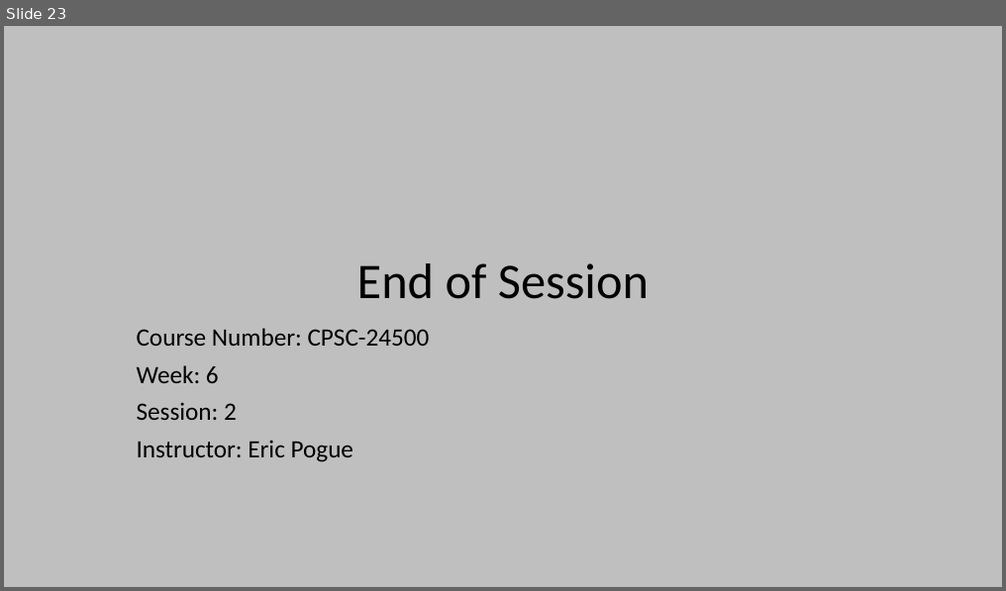
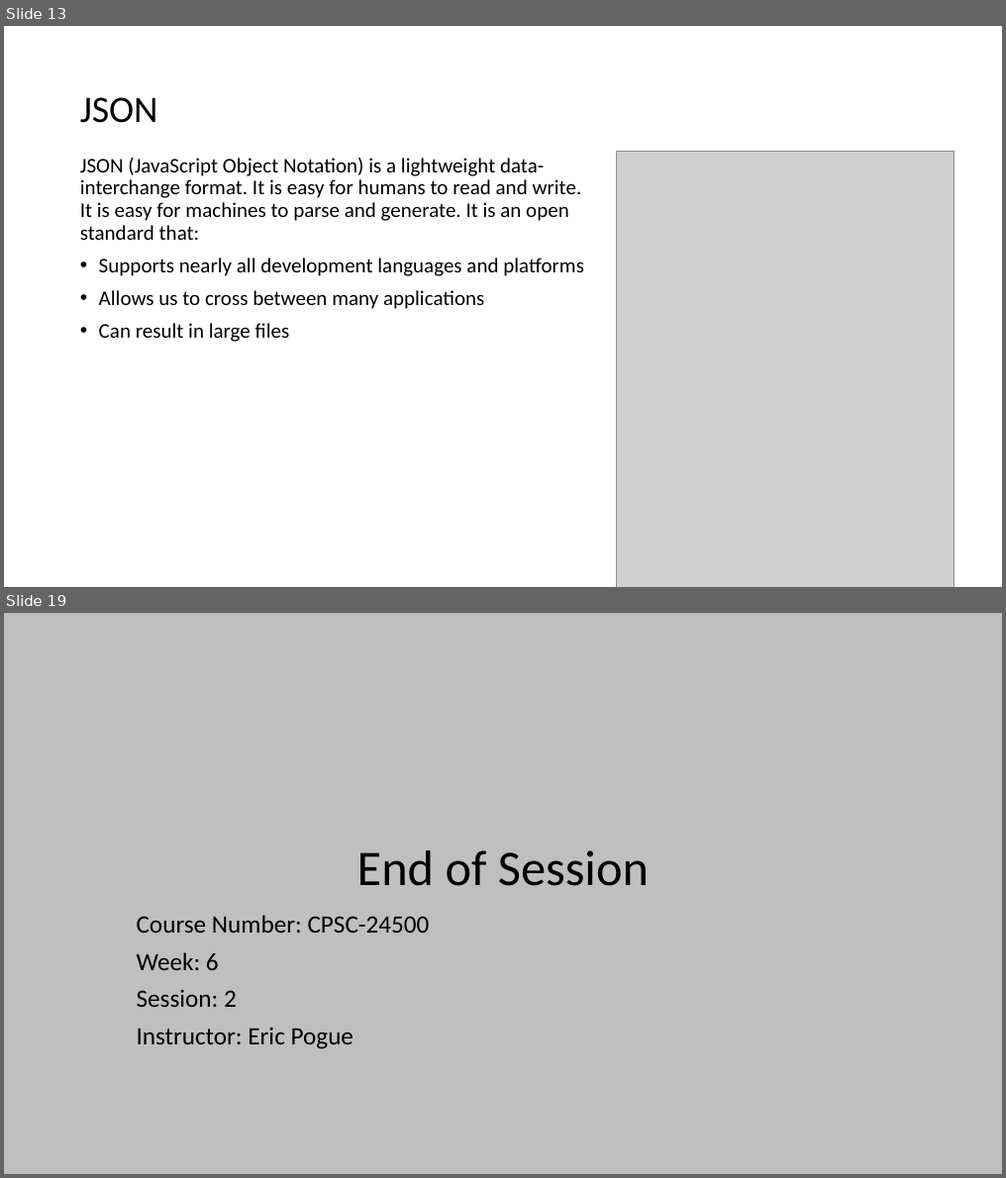
Before and after one commit to EricJPogue/www-epogue-info, a slide deck: CPSC-24500/Week07/2017SpringW07Slides.pptx. Shown one above the other, each under a label of ours: slide 23 before the commit, slides 13 and 19 after it; the slides between them are not shown. The pictures are 1006x591 and 1006x1178 pixels, drawn with LibreOffice and Linux fonts; fonts in the diff are those of the drawing; grey boxes stand for pictures. Boxes give left, top, right and bottom in pixels: in the first picture for what was removed or moved away, otherwise in the second. Text is boxed around its words. In the diff, an @@ line names an element or a change of style, - is before the commit and + after.

```diff
--- a/CPSC-24500/Week07/2017SpringW07Slides.pptx
+++ b/CPSC-24500/Week07/2017SpringW07Slides.pptx
@@ slide 13 added at [4,26,1002,587], background #FFFFFF @@
@@ title added at [80,97,158,123], 36 pt, text #000000 @@
+JSON
@@ text added at [80,158,584,342], 20 pt, text #000000 @@
+JSON (JavaScript Object Notation) is a lightweight data-interchange format. It is easy for humans to read and write. It is easy for machines to parse and generate. It is an open standard that:
+• Supports nearly all development languages and platforms
+• Allows us to cross between many applications
+• Can result in large files
@@ picture added at [617,151,954,587] @@
@@ what was slide 23 is now slide 19 @@
```
Also in this commit, not shown: 6 slides changed, 11 other slides added, 20 slides removed, 6 other files.
